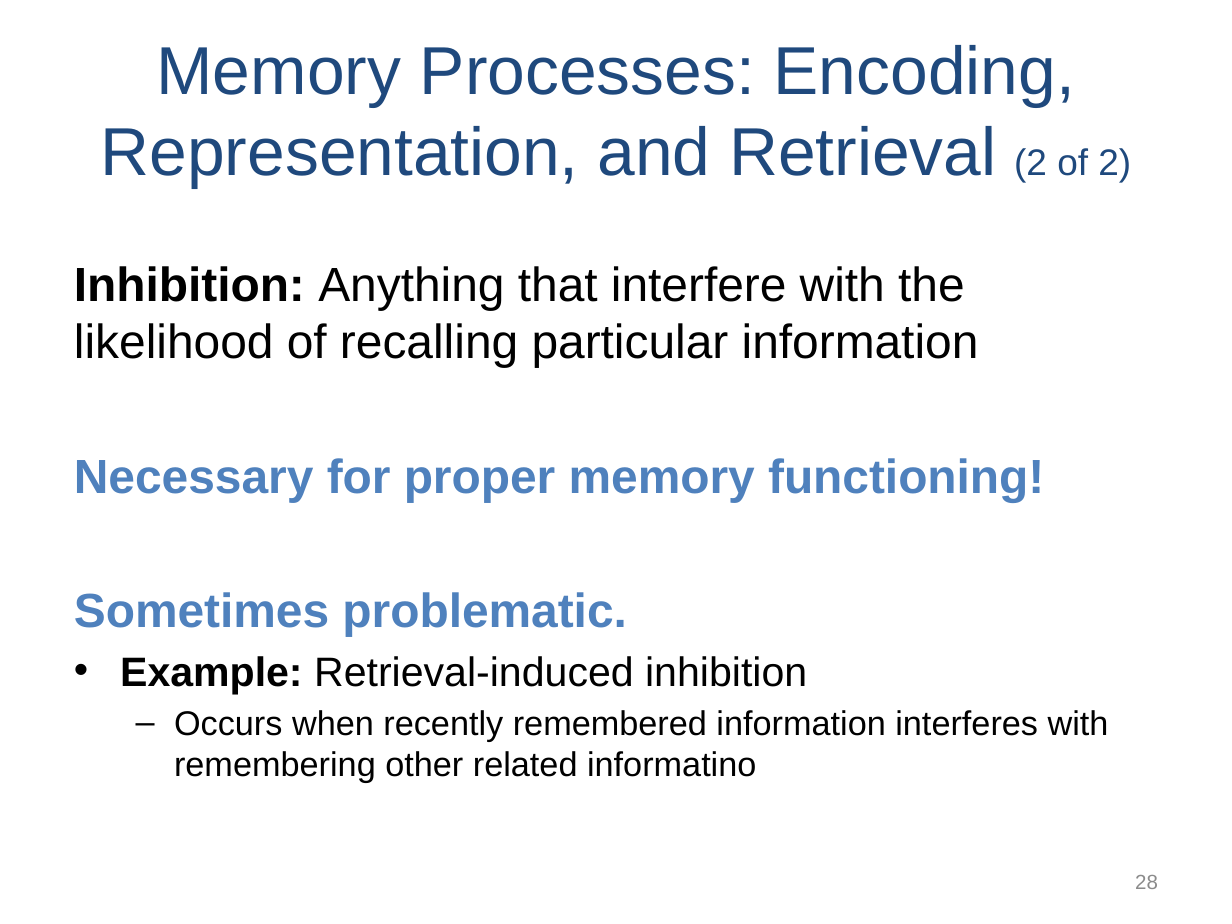
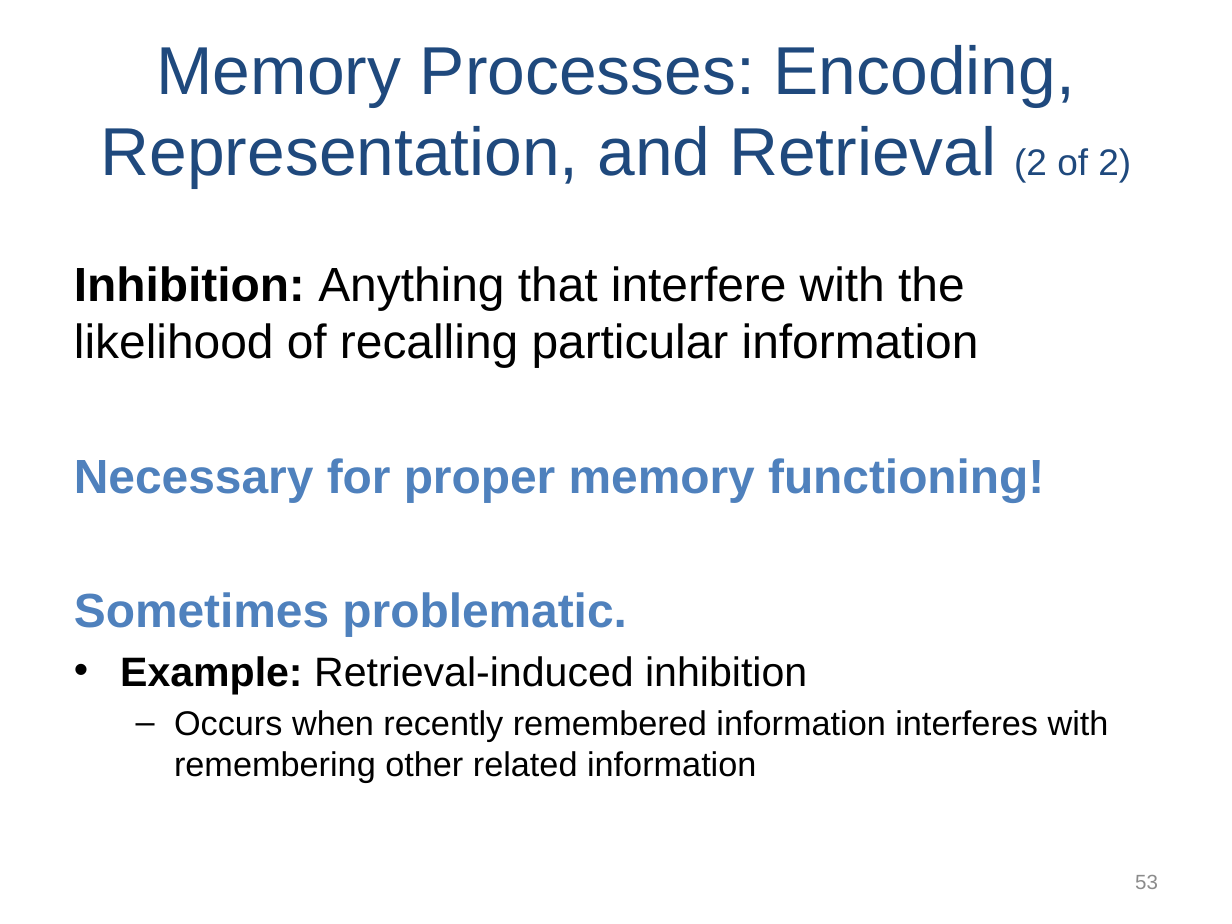
Before and after one commit to npm27/Teaching-Materials, a slide deck: slide 53 of Memory/Slides/Chapter 4.PPTX (slide 28 before the commit). Drawn at 1232x924 pixels with LibreOffice and Linux fonts; fonts in the diff are those of the drawing. Boxes give left, top, right and bottom in pixels: in the first picture for what was removed or moved away, otherwise in the second. Text is boxed around its words. In the diff, an @@ line names an element or a change of style, - is before the commit and + after.

```diff
--- a/Memory/Slides/Chapter 4.PPTX
+++ b/Memory/Slides/Chapter 4.PPTX
@@ text at (174,710,1109,783): text changed @@
-  – Occurs when recently remembered information interferes with remembering other related informatino
+  – Occurs when recently remembered information interferes with remembering other related information
@@ page number at (1135,875,1158,889): text changed @@
-28
+53
```
Also in this commit, not shown: 12 other slides changed, 25 slides added.
